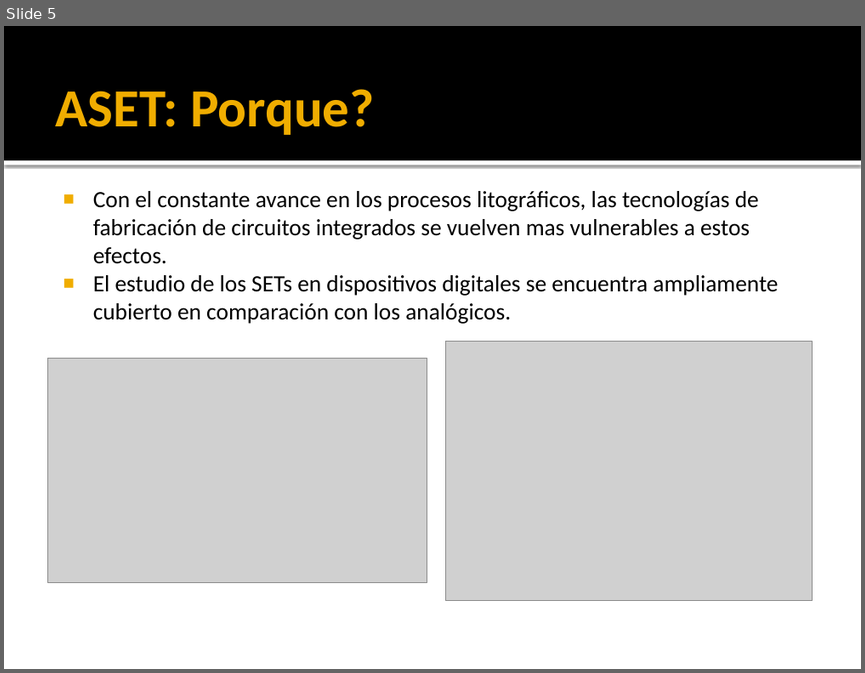
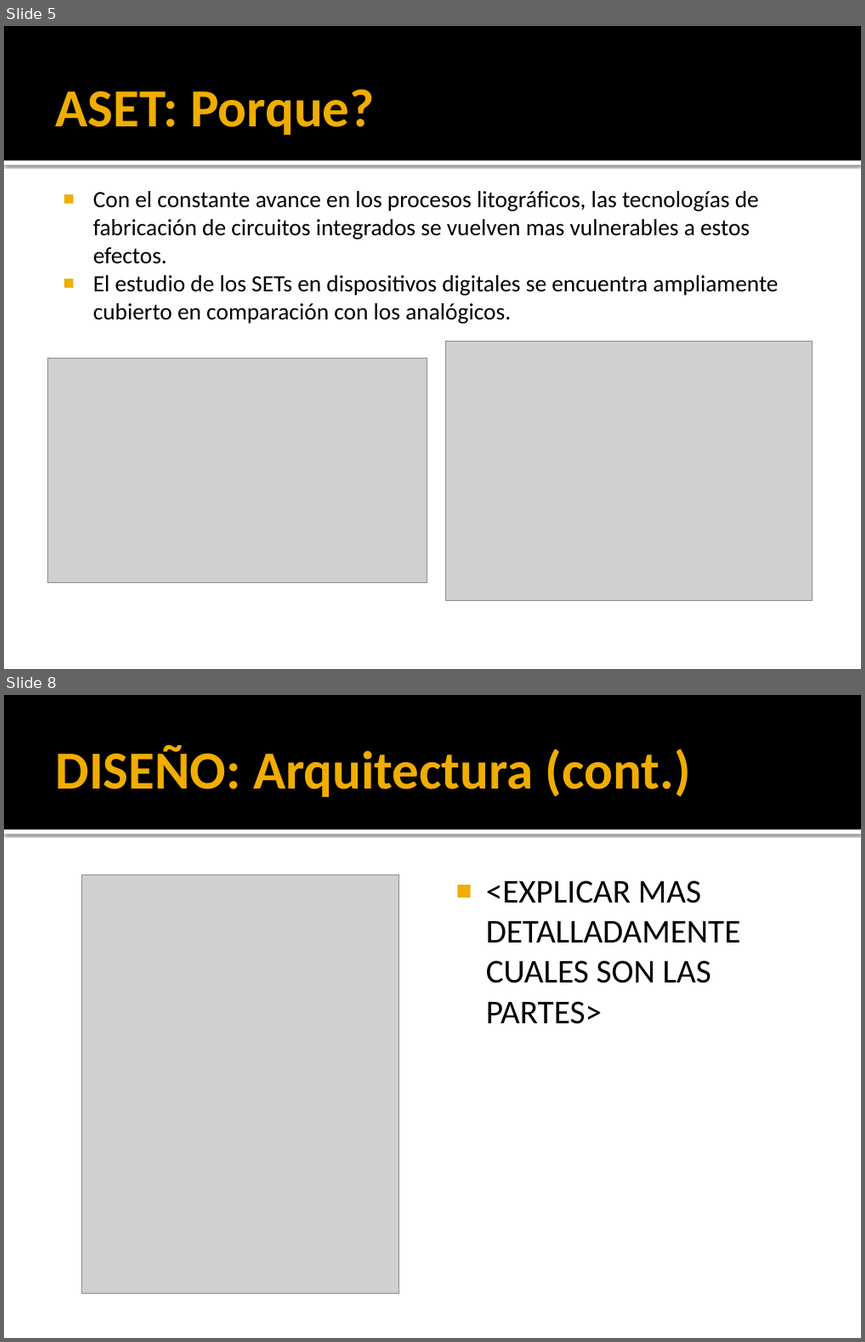
Before and after one commit to ginotkj/fiocs, a slide deck: Documentation/Documentacion/PRESENTACION.pptx. Shown one above the other, each under a label of ours: slide 5 before the commit, slides 5 and 8 after it; the slides between them are not shown. The pictures are 865x673 and 865x1342 pixels, drawn with LibreOffice and Linux fonts; fonts in the diff are those of the drawing; grey boxes stand for pictures. Boxes give left, top, right and bottom in pixels: in the first picture for what was removed or moved away, otherwise in the second. Text is boxed around its words. In the diff, an @@ line names an element or a change of style, - is before the commit and + after.

```diff
--- a/Documentation/Documentacion/PRESENTACION.pptx
+++ b/Documentation/Documentacion/PRESENTACION.pptx
@@ slide 8 added at <box>4,695,861,1338</box>, background #FFFFFF; not listed: 2 template elements that a slide beside it also shows @@
@@ title added at <box>55,744,691,797</box>, 45 pt, text #F0AD00, bold @@
+DISEÑO: Arquitectura (cont.)
@@ picture added at <box>82,875,399,1293</box> @@
@@ text added at <box>486,880,741,1024</box>, 28 pt, text #000000 @@
+■ <EXPLICAR MAS DETALLADAMENTE CUALES SON LAS PARTES>
```
Also in this commit, not shown: 9 other slides added.
